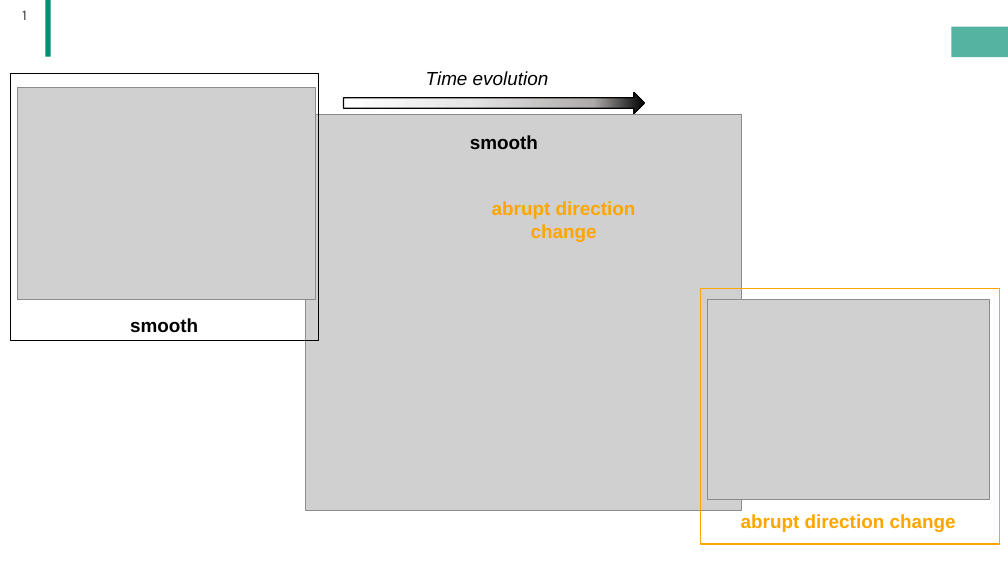
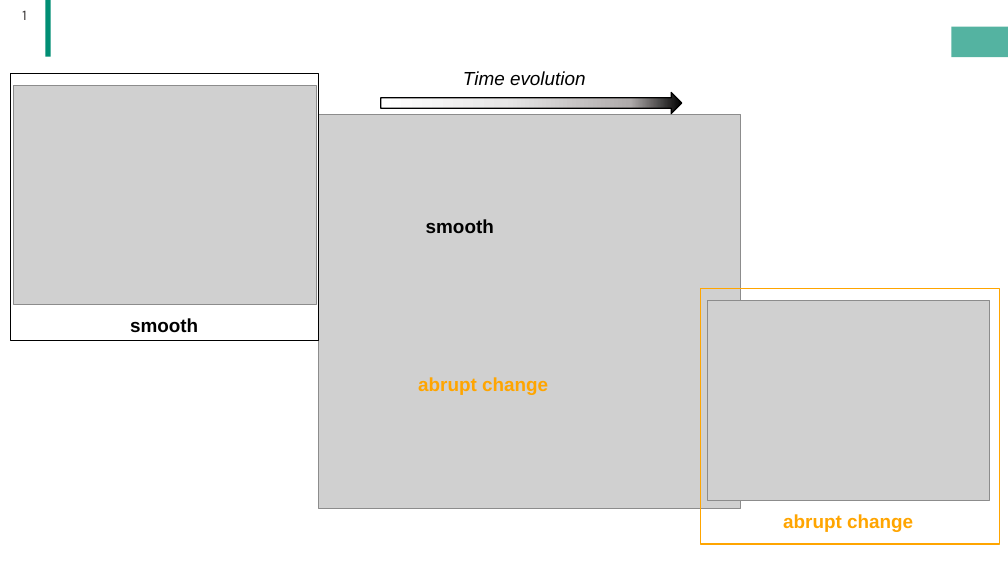
Before and after one commit to saakethdesai/dimensionality-reduction, a slide deck: slide 1 of Figure2.pptx. Drawn at 1008x567 pixels with LibreOffice and Linux fonts; fonts in the diff are those of the drawing; grey boxes stand for pictures; background and template pictures are left out. Boxes give left, top, right and bottom in pixels: in the first picture for what was removed or moved away, otherwise in the second. Text is boxed around its words. In the diff, an @@ line names an element or a change of style, - is before the commit and + after.

```diff
--- a/Figure2.pptx
+++ b/Figure2.pptx
@@ picture resized from (x1=17, y1=88, x2=315, y2=299) to (x1=14, y1=86, x2=317, y2=305) @@
@@ text "Time evolution" moved from (x1=426, y1=71, x2=549, y2=86) to (x1=463, y1=71, x2=586, y2=86) @@
@@ picture resized from (x1=306, y1=114, x2=741, y2=510) to (x1=318, y1=115, x2=741, y2=509) @@
@@ right arrow moved from (x1=343, y1=92, x2=644, y2=113) to (x1=381, y1=92, x2=682, y2=113) @@
@@ text "smooth" moved from (x1=470, y1=135, x2=538, y2=149) to (x1=426, y1=219, x2=494, y2=233) @@
@@ text at (x1=418, y1=377, x2=548, y2=395): text changed @@
-abrupt direction change
+abrupt change
@@ text at (x1=783, y1=514, x2=913, y2=532): text changed @@
-abrupt direction change
+abrupt change
```
Also in this commit, not shown: 9 other files.
